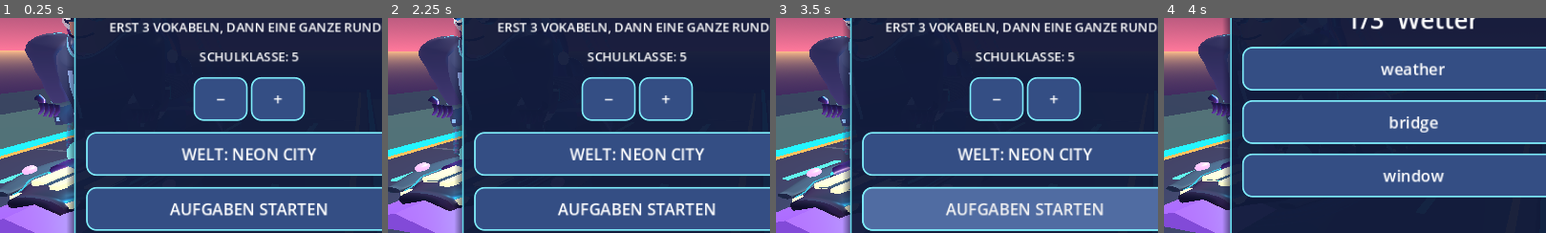
Above: before the commit, frames 1-4 (left to right).
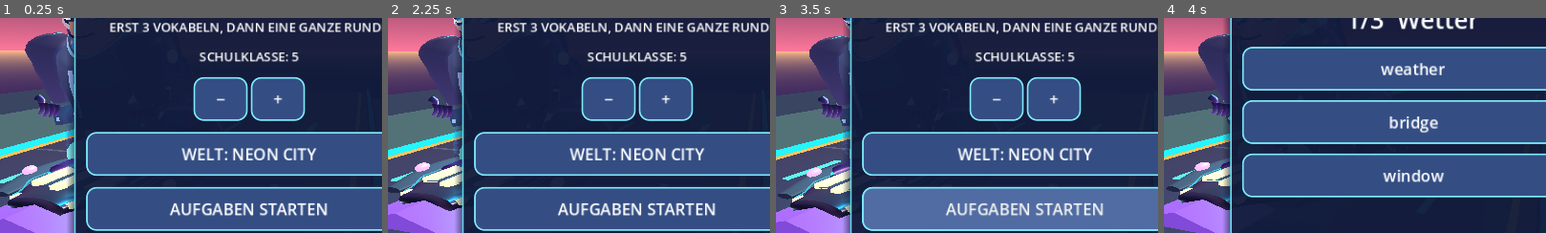
Above: after the commit, the same moments.

Repository: mtothek0703/learnquest-unity-web
Game: Godot game, scene res://main.tscn
Same seed, same stepped clock (60 frames per second), same inputs: the game is played once before the commit and once after it.
Inputs (mouse positions are % of the whole screen's width and height, from its top left):
- Up to frame 1 (0.25 s): no input
- Up to frame 2 (2.25 s): move the mouse to (72, 45) at 0.52 s; hold Right 0.53-1.25 s; hold Q 0.53-1.25 s; click (72, 45) at 0.67 s; tap Space at 0.77, 1.07 s; drag from (30, 55) to (45, 70) at 1.27 s; move the mouse to (60, 28) at 2.02 s; hold Right from 2.03 s (still down); hold R from 2.03 s (still down)
- Up to frame 3 (3.5 s): release Right at 2.75 s; release R at 2.75 s; drag from (45, 70) to (20, 35) at 2.77 s
- Up to frame 4 (4 s): move the mouse to (80, 65) at 3.52 s; hold Left from 3.53 s (still down); hold E from 3.53 s (still down); tap Space at 3.77 s
The pictures show only the part of the screen within x 17-67%, y 29-79%; the shares and areas given below are measured in that part.

The runs differ from the first frame. In frame 1, 0.1% of the frame differs, in the area x 2-19%, y 81-92%; in frame 2, 0.1%; in frame 3, less than 0.1%; in frame 4, less than 0.1%.

Commit message:
fix(godot): smooth real hoverboard hull, deck, stabilizer and turbine surface normals

Diff:
--- a/godot/hoverboard_sculpted_hull.gd
+++ b/godot/hoverboard_sculpted_hull.gd
@@ -122,12 +122,23 @@
     return Vector3(width * cos(angle),
         0.285 + raised_nose + rear_sweep + thickness * sin(angle), z)
 
+# Analytic normals follow the actual swept chassis instead of treating every
+# unindexed triangle as a separate flat facet. This preserves highlights along
+# the entire 360-degree hull without additional meshes or mobile draw calls.
+func _shell_normal(t: float, angle: float) -> Vector3:
+    var h := 0.001
+    var tangent_t := _shell_point(clampf(t + h, 0.0, 1.0), angle) - \
+        _shell_point(clampf(t - h, 0.0, 1.0), angle)
+    var tangent_ring := _shell_point(t, angle + h) - _shell_point(t, angle - h)
+    return tangent_ring.cross(tangent_t).normalized()
+
 func _emit_shell(tool: SurfaceTool, t: float, angle: float) -> void:
     var edge := absf(cos(angle))
     var upper := maxf(0.0, sin(angle))
     var color := Color("#101a34").lerp(Color("#44587d"), upper * 0.65)
     color = color.lerp(Color("#754b9b"), edge * (0.14 + 0.20 * t))
     tool.set_color(color)
+    tool.set_normal(_shell_normal(t, angle))
     tool.add_vertex(_shell_point(t, angle))
 
 func _make_shell() -> ArrayMesh:
@@ -151,10 +162,10 @@
             var u := TAU * float(j) / float(RING_STEPS)
             var v := TAU * float(j + 1) / float(RING_STEPS)
             tool.set_color(Color("#101a34"))
+            tool.set_normal(Vector3.BACK if end == 0.0 else Vector3.FORWARD)
             tool.add_vertex(Vector3(0.0, _shell_point(end, 0.0).y, lerpf(-1.37, 1.33, end)))
             _emit_shell(tool, end, v if end == 0.0 else u)
             _emit_shell(tool, end, u if end == 0.0 else v)
-    tool.generate_normals()
     return tool.commit()
 
 func _grip_point(t: float, across: float) -> Vector3:
@@ -164,9 +175,18 @@
     return Vector3(across * width,
         0.415 + 0.022 * (1.0 - across * across) + 0.012 * cos(PI * t), z)
 
+func _grip_normal(t: float, across: float) -> Vector3:
+    var h := 0.001
+    var tangent_t := _grip_point(clampf(t + h, 0.0, 1.0), across) - \
+        _grip_point(clampf(t - h, 0.0, 1.0), across)
+    var tangent_across := _grip_point(t, clampf(across + h, -1.0, 1.0)) - \
+        _grip_point(t, clampf(across - h, -1.0, 1.0))
+    return tangent_t.cross(tangent_across).normalized()
+
 func _emit_grip(tool: SurfaceTool, t: float, across: float) -> void:
     var stripe := pow(maxf(0.0, 1.0 - absf(across)), 3.0)
     tool.set_color(Color("#1b2944").lerp(Color("#45617b"), 0.25 + 0.35 * stripe))
+    tool.set_normal(_grip_normal(t, across))
     tool.add_vertex(_grip_point(t, across))
 
 func _make_grip() -> ArrayMesh:
@@ -184,7 +204,6 @@
             _emit_grip(tool, a, u)
             _emit_grip(tool, a, v)
             _emit_grip(tool, b, v)
-    tool.generate_normals()
     return tool.commit()
 
 func _keel_point(t: float, across: float) -> Vector3:
@@ -240,6 +259,15 @@
     return Vector3(side * (center + radius * cos(angle)),
         0.295 + curl + (0.035 + 0.022 * swell) * sin(angle), z)
 
+func _wing_normal(side: float, t: float, angle: float) -> Vector3:
+    var h := 0.001
+    var tangent_t := _wing_point(side, clampf(t + h, 0.0, 1.0), angle) - \
+        _wing_point(side, clampf(t - h, 0.0, 1.0), angle)
+    var tangent_ring := _wing_point(side, t, angle + h) - \
+        _wing_point(side, t, angle - h)
+    # Mirrored stabilizers must retain outward-facing normals on both sides.
+    return (tangent_ring.cross(tangent_t) * side).normalized()
+
 func _make_wing(side: float) -> ArrayMesh:
     var tool := SurfaceTool.new()
     tool.begin(Mesh.PRIMITIVE_TRIANGLES)
@@ -255,6 +283,7 @@
                 var highlight := maxf(0.0, sin(sample.y))
                 tool.set_color(Color("#152640").lerp(Color("#56718a"),
                     0.18 + 0.35 * highlight + 0.07 * sin(PI * sample.x)))
+                tool.set_normal(_wing_normal(side, sample.x, sample.y))
                 tool.add_vertex(point)
     # Both aerofoil ends now have real 3D caps, avoiding open tubular wings.
     for end in [0.0, 1.0]:
@@ -268,8 +297,8 @@
                 _wing_point(side, end, v if end == 0.0 else u),
                 _wing_point(side, end, u if end == 0.0 else v)]:
                 tool.set_color(Color("#20334e"))
-                tool.add_vertex(point)
-    tool.generate_normals()
+                tool.set_normal(Vector3.BACK if end == 0.0 else Vector3.FORWARD)
+                tool.add_vertex(point)
     return tool.commit()
 
 
@@ -284,6 +313,14 @@
     var center_x := side * (0.80 + 0.08 * t)
     return Vector3(center_x + radius * cos(angle),
         0.24 + radius * 0.82 * sin(angle), z)
+
+func _thruster_normal(side: float, t: float, angle: float) -> Vector3:
+    var h := 0.001
+    var tangent_t := _thruster_point(side, clampf(t + h, 0.0, 1.0), angle) - \
+        _thruster_point(side, clampf(t - h, 0.0, 1.0), angle)
+    var tangent_ring := _thruster_point(side, t, angle + h) - \
+        _thruster_point(side, t, angle - h)
+    return tangent_ring.cross(tangent_t).normalized()
 
 func _make_thruster_housing(side: float) -> ArrayMesh:
     var tool := SurfaceTool.new()
@@ -300,6 +337,7 @@
                 var accent := smoothstep(0.66, 0.94, sample.x)
                 tool.set_color(Color("#17213d").lerp(Color("#647ca6"),
                     0.20 + 0.48 * upper + 0.20 * accent))
+                tool.set_normal(_thruster_normal(side, sample.x, sample.y))
                 tool.add_vertex(_thruster_point(side, sample.x, sample.y))
     # End caps make each turbine a real closed volume, not a decorative plane.
     for end in [0.0, 1.0]:
@@ -312,8 +350,8 @@
                 _thruster_point(side, end, v if end == 0.0 else u),
                 _thruster_point(side, end, u if end == 0.0 else v)]:
                 tool.set_color(Color("#101a34"))
-                tool.add_vertex(point)
-    tool.generate_normals()
+                tool.set_normal(Vector3.BACK if end == 0.0 else Vector3.FORWARD)
+                tool.add_vertex(point)
     return tool.commit()
 
 func _exhaust_halo_point(side: float, around: float, section: float) -> Vector3:
